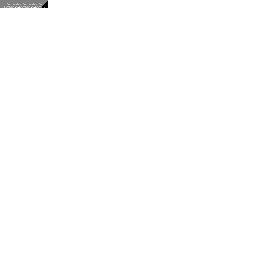
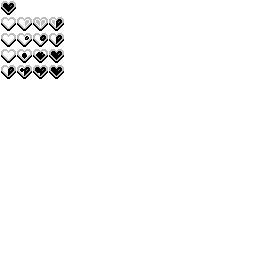
Comparing the layer stacks of the two 256 × 256 images. Changes:
painted on "Spritesheet" over (0, 0, 64, 79)
added layer "Heart Container Background" above "Tile background" over (0, 0, 64, 79)
